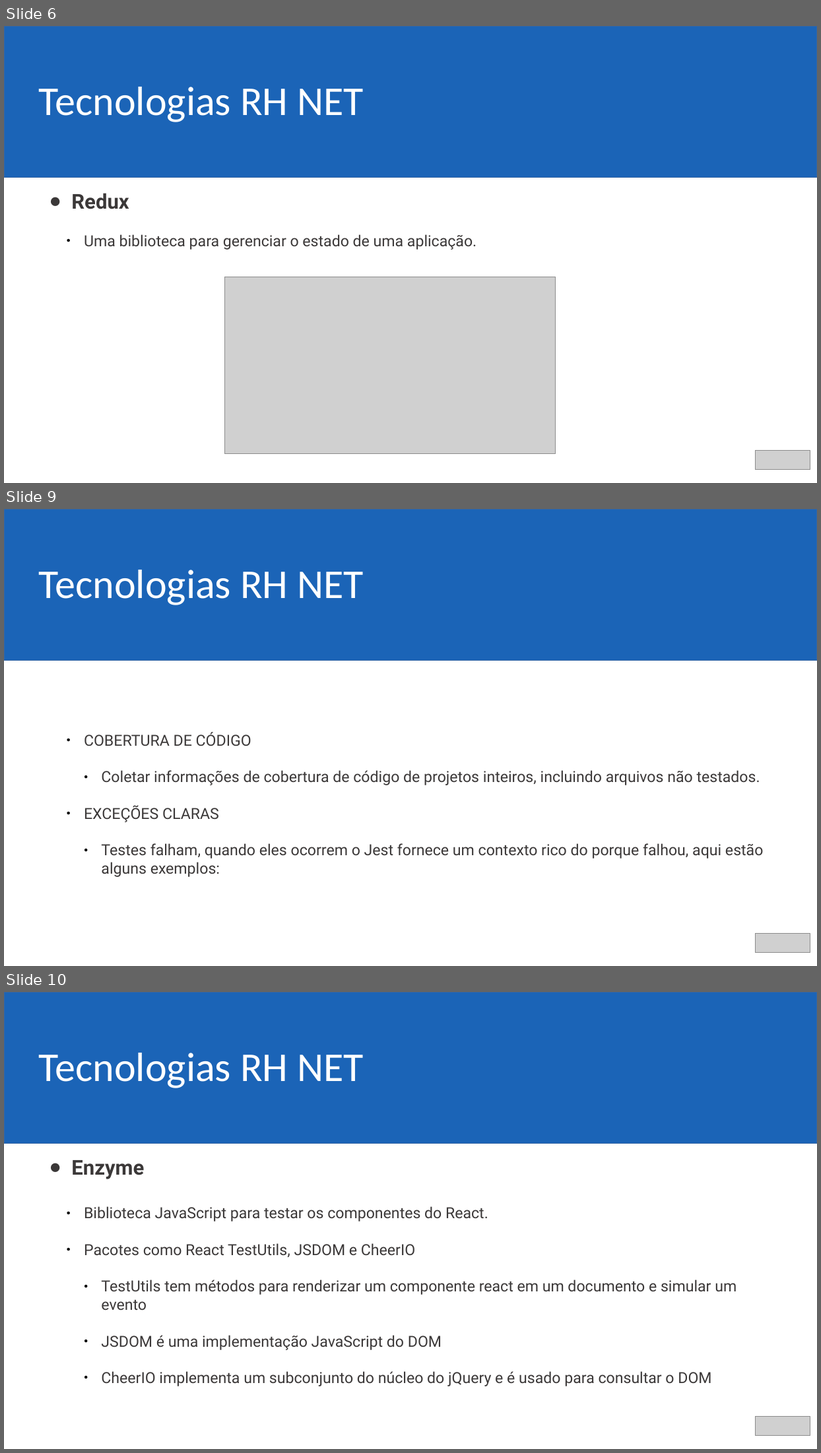
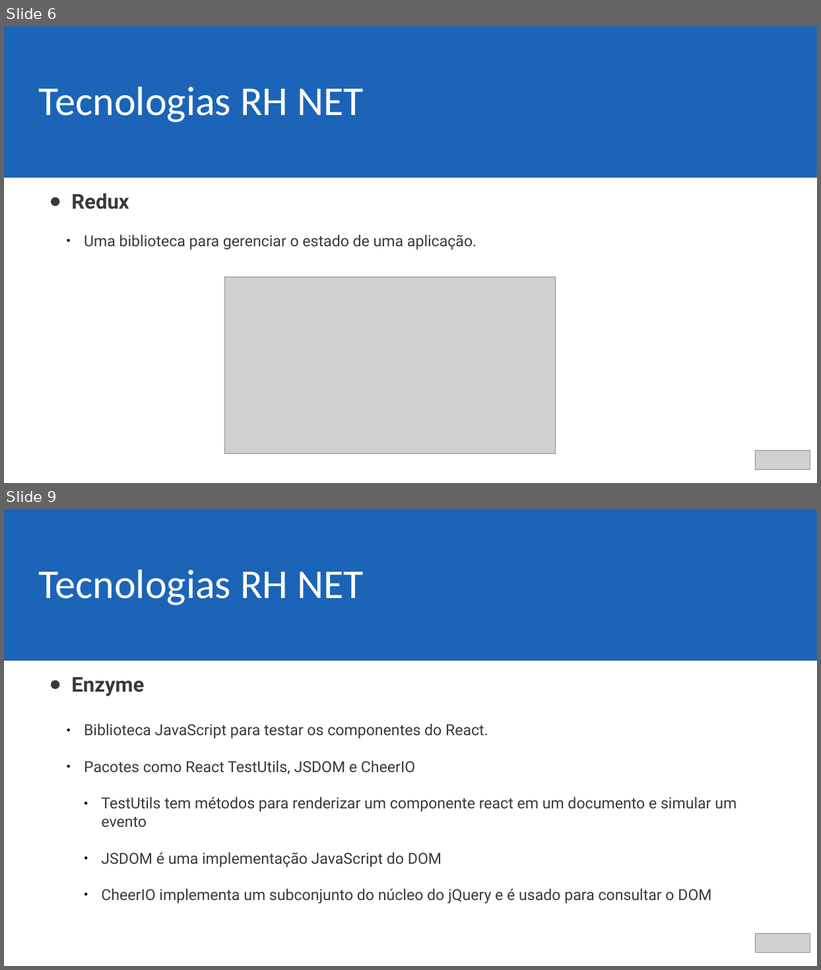
Before and after one commit to ericjrsilva/meetup-react-tests, a slide deck: apresentacao.odp. Shown one above the other, each under a label of ours: slides 6, 9 and 10 before the commit, slides 6 and 9 after it; the slides between them are not shown. The pictures are 821x1453 and 821x970 pixels, drawn with LibreOffice and Linux fonts; fonts in the diff are those of the drawing; grey boxes stand for pictures; background and template pictures are left out. Boxes give left, top, right and bottom in pixels: in the first picture for what was removed or moved away, otherwise in the second. Text is boxed around its words. In the diff, an @@ line names an element or a change of style, - is before the commit and + after.

```diff
--- a/apresentacao.odp
+++ b/apresentacao.odp
@@ slide 9 removed at box(4, 509, 817, 966), background #FFFFFF @@
@@ rectangle removed at box(4, 509, 817, 660) @@
@@ text removed at box(39, 570, 364, 605) @@
-Tecnologias RH NET
@@ text removed at box(84, 732, 763, 877) @@
-  ● COBERTURA DE CÓDIGO
-    ● Coletar informações de cobertura de código de projetos inteiros, incluindo arquivos não testados.
-  ● EXCEÇÕES CLARAS
-    ● Testes falham, quando eles ocorrem o Jest fornece um contexto rico do porque falhou, aqui estão alguns exemplos:
@@ picture removed at box(756, 934, 811, 953) @@
@@ what was slide 10 is now slide 9 @@
```
Also in this commit, not shown: 3 slides changed, 2 slides added, 3 other files.
